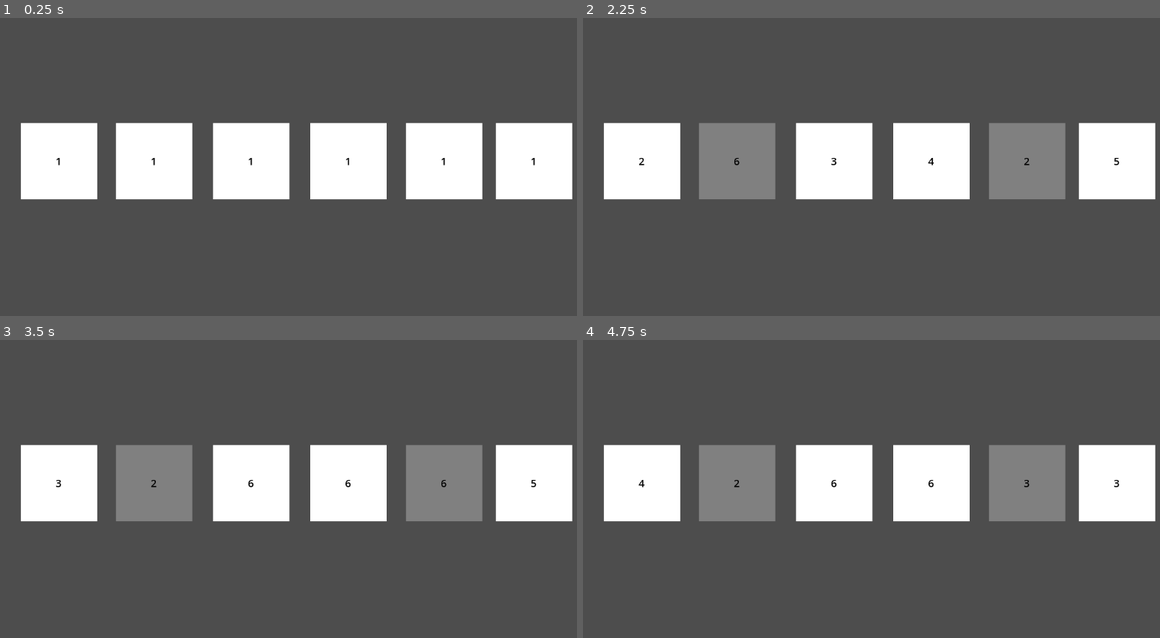
Above: before the commit, frames 1-4 (two rows, left to right).
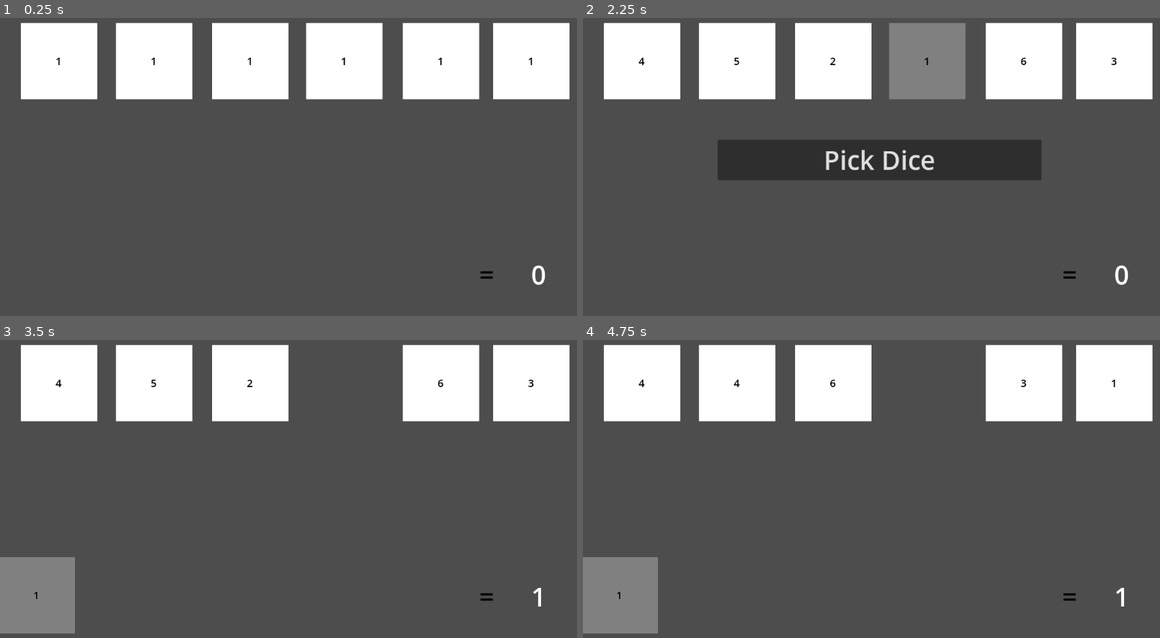
Above: after the commit, the same moments.

Repository: SvenMokveldje/Dertigen-Game
Game: Godot game, scene res://Scenes/Main/main.tscn
The game is run twice, just before and just after one commit, with the same random seed, the same clock (stepped at 60 frames per second) and the same inputs. Before the commit the project starts from res://Scenes/main.tscn.
Inputs (mouse positions are in pixels of both pictures, inside the frame that each line leads up to):
- Up to frame 1 (0.25 s): no input
- Up to frame 2 (2.25 s): tap Enter at 0.5, 2 s; move the mouse to (1015, 149) at 0.52 s; click (1015, 149) at 0.6 s; tap Space at 1.25 s; move the mouse to (761, 181) at 1.27 s; click (761, 181) at 1.35 s; move the mouse to (940, 92) at 2.02 s; click (940, 92) at 2.1 s
- Up to frame 3 (3.5 s): click (294, 483) at 2.75 s, where only the run after the commit has a clickable "Pick Dice"
- Up to frame 4 (4.75 s): tap Space at 3.5 s; move the mouse to (854, 554) at 3.52 s; click (854, 554) at 3.6 s; tap Enter at 4.25 s; move the mouse to (1061, 536) at 4.27 s; click (1061, 536) at 4.35 s

The runs differ from the first frame. In frame 1, 41% of the frame differs, in the area x 3-100%, y 1-90%; in frame 2, 43%; in frame 3, 41%; in frame 4, 41%.

Commit message:
feat: game-state-logic

Diff:
--- a/DieLogic.gd
+++ /dev/null
@@ -1,25 +0,0 @@
-extends Node2D
-
-var currentNum = 1
-var selected = false
-@onready var dieText =  $Control/Label
-@onready var dieBackground = $Control/ColorRect
-
-# Called when the node enters the scene tree for the first time.
-func _ready() -> void:
-	dieText.text = str(currentNum)
-
-
-# Called every frame. 'delta' is the elapsed time since the previous frame.
-func _process(delta: float) -> void:
-	if Input.is_action_just_pressed("click"):
-		currentNum = randi() % 6 + 1
-		dieText.text = str(currentNum)
-
-func _on_control_die_selected(value: Variant) -> void:
-	selected = value
-
-	if selected:
-		dieBackground.color = Color.WEB_GRAY
-	elif !selected:
-		dieBackground.color = Color.WHITE_SMOKE
--- /dev/null
+++ b/Scenes/Dice Scene/DieLogic.gd
@@ -0,0 +1,77 @@
+extends Node2D
+
+signal dieSelected(value)
+
+var currentNum = 1
+var selected = false
+var canThrow = true
+
+var reThrowNumber
+
+var startPosition
+
+@onready var dieText =  $Control/Label
+@onready var dieBackground = $Control/ColorRect
+
+# Called when the node enters the scene tree for the first time.
+func _ready() -> void:
+	reThrowNumber = 0
+	startPosition = self.position
+	dieText.text = str(currentNum)
+
+func throwDie() -> void:
+	if canThrow:
+		currentNum = randi() % 6 + 1
+		dieText.text = str(currentNum)
+
+# Called every frame. 'delta' is the elapsed time since the previous frame.
+func _process(delta: float) -> void:
+	pass
+
+#region die selection
+# Change die color on selection
+func _on_control_die_selected(value: Variant) -> void:
+	var mainNode = get_parent()
+
+	if !mainNode.diceSelected:
+		selectDice(value)
+	elif mainNode.diceSelected && self in mainNode.selectedDice:
+		selectDice(value)
+
+# Swap the background of the dice
+func swapBackground(selected: bool) -> void:
+	if selected:
+		dieBackground.color = Color.WEB_GRAY
+	elif !selected:
+		dieBackground.color = Color.WHITE_SMOKE
+
+# Set the dice of the same numbers to selected
+func selectDice(val: bool)-> void:
+	var dice = get_tree().get_nodes_in_group("Dice")
+	var dices: Array[Node] = []
+	for die in dice:
+		if reThrowNumber != 0:
+			if die.currentNum == reThrowNumber && die.canThrow:
+				die.selected = val
+				die.swapBackground(val)
+				dices.append(die)
+		else:
+			if die.currentNum == self.currentNum && die.canThrow:
+				die.selected = val
+				die.swapBackground(val)
+				dices.append(die)
+
+	get_parent().setDiceSelected(val, dices)
+#endregion
+
+func setReThrowNumber(val: int) -> void:
+	reThrowNumber = val
+
+func reset() -> void:
+	currentNum = 1
+	dieText.text = str(currentNum)
+	selected = false
+	canThrow = true
+	self.position = startPosition
+	self.swapBackground(false)
+	reThrowNumber = 0
--- a/Scenes/DieUIControl.gd
+++ b/Scenes/Dice Scene/DieUIControl.gd
@@ -13,6 +13,7 @@
 func _process(delta: float) -> void:
 	pass
 
+# Check if a die is selected
 func _input(event: InputEvent) -> void:
 	if event is InputEventMouseButton and event.pressed and event.button_index == MOUSE_BUTTON_LEFT:
 		var bounds = Rect2(background.global_position, background.size)
--- a/Scenes/die.tscn
+++ b/Scenes/Dice Scene/die.tscn
@@ -1,9 +1,9 @@
 [gd_scene load_steps=3 format=3 uid="uid://dh3l6pq78qylp"]
 
-[ext_resource type="Script" path="res://DieLogic.gd" id="1_2fgl7"]
-[ext_resource type="Script" path="res://Scenes/DieUIControl.gd" id="2_ofqs3"]
+[ext_resource type="Script" path="res://Scenes/Dice Scene/DieLogic.gd" id="1_2fgl7"]
+[ext_resource type="Script" path="res://Scenes/Dice Scene/DieUIControl.gd" id="2_ofqs3"]
 
-[node name="Die" type="Node2D"]
+[node name="Die" type="Node2D" groups=["Dice"]]
 script = ExtResource("1_2fgl7")
 
 [node name="Control" type="Control" parent="."]
--- /dev/null
+++ b/Scenes/Main/DrinkScreen.gd
@@ -0,0 +1,25 @@
+extends Control
+
+@onready var drinkLabel = $Label
+@onready var drankButton = $Drank
+
+var youDrinkText = "You drink: "
+var youChug = "You chug your drink!!!"
+var anotherDrinksText = "Person drinks: "
+
+# Called when the node enters the scene tree for the first time.
+func _ready() -> void:
+	self.visible = false
+
+func _on_main_you_drink(value: Variant) -> void:
+	self.visible = true
+	drinkLabel.text = youDrinkText + str(value)
+
+
+func _on_drank_pressed() -> void:
+	self.visible = false
+
+
+func _on_main_you_chug() -> void:
+	self.visible = true
+	drinkLabel.text = youChug
--- /dev/null
+++ b/Scenes/Main/MainLogic.gd
@@ -0,0 +1,101 @@
+extends Node2D
+
+signal youDrink(value)
+signal youChug
+
+enum GameStates {THROW, SELECT, AFTER, RETHROW}
+var currentGameState = GameStates.THROW
+var dicesLeft = 6
+var diceSelected = false
+var selectedDice: Array[Node] = []
+var pickedDice: Array[Node] = []
+
+@onready var selectButton = $Control/Pick
+@onready var pickedDicesNode = $"Picked Dice Positions"
+
+# Called when the node enters the scene tree for the first time.
+func _ready() -> void:
+	selectButton.visible = false
+
+# Called every frame. 'delta' is the elapsed time since the previous frame.
+func _process(delta: float) -> void:
+	if Input.is_action_just_pressed("click") && !currentGameState == GameStates.AFTER:
+		roundLogic()
+	elif currentGameState == GameStates.AFTER:
+		afterRoundLogic()
+	#if Input.is_action_just_pressed("click") && currentGameState == GameStates.RETHROW:
+		#get_tree().call_group("Dice", "throwDie")
+		#get_tree().call_group("Dice", "selectDice", true)
+
+# Check the game state and apply the correct function
+func roundLogic():
+	match currentGameState:
+		GameStates.THROW:
+			throwRound()
+			currentGameState = GameStates.SELECT
+		GameStates.SELECT:
+			pass
+
+# Apply a throwing round
+func throwRound():
+	get_tree().call_group("Dice", "throwDie")
+
+#region dice selection
+func setDiceSelected(selected: bool, dices: Array[Node]) -> void:
+	diceSelected = selected
+	selectedDice = dices
+	selectButton.visible = selected
+
+func _on_pick_pressed() -> void:
+	pickedDice = selectedDice
+	selectedDice = []
+
+	var firstOpen = pickedDicesNode.freeLocations.find(true)
+	var locations = pickedDicesNode.locations
+	for i in pickedDice.size():
+		pickedDice[i].position = locations[i + firstOpen].position
+		pickedDicesNode.freeLocations[i + firstOpen] = false
+
+		pickedDice[i].canThrow = false
+		dicesLeft -= 1
+		pickedDicesNode.pickedDice.append(pickedDice[i])
+
+	pickedDice = []
+	diceSelected = false
+	selectButton.visible = diceSelected
+	if	dicesLeft == 0:
+		currentGameState = GameStates.AFTER
+		return
+	else:
+		currentGameState = GameStates.THROW
+#endregion
+
+#region after round logic
+func afterRoundLogic() -> void:
+	var amount = pickedDicesNode.amount
+	if amount > 30:
+		reThrow(amount - 30)
+	elif amount == 30:
+		youChug.emit()
+	elif amount < 30 && amount > 10:
+		youDrink.emit(30-amount)
+	else:
+		pass
+
+func reThrow(val: int) -> void:
+	reset()
+	get_tree().call_group("Dice", "setReThrowNumber", val)
+	currentGameState = GameStates.THROW
+
+func _on_drank_pressed() -> void:
+	reset()
+
+#endregion
+
+func reset() -> void:
+	get_tree().call_group("Dice", "reset")
+	currentGameState = GameStates.THROW
+	dicesLeft = 6
+	diceSelected = false
+	selectedDice = []
+	pickedDice = []
--- /dev/null
+++ b/Scenes/Main/PickedDice.gd
@@ -0,0 +1,40 @@
+extends Node
+
+var freeLocations: Array[bool]
+var locations: Array[Node]
+
+var pickedDice: Array[Node]
+
+var amount = 0
+
+@onready var amountLabel = $"../Control/Amount"
+
+# Called when the node enters the scene tree for the first time.
+func _ready() -> void:
+	reset()
+	locations = self.get_children()
+	amountLabel.text = str(amount)
+
+func reset() -> void:
+	freeLocations = []
+	freeLocations.resize(6)
+	freeLocations.fill(true)
+	pickedDice = []
+
+# Called every frame. 'delta' is the elapsed time since the previous frame.
+func _process(delta: float) -> void:
+	pass
+
+# On pick pressed change the amount label
+func _on_pick_pressed() -> void:
+	amount = 0
+	for die in pickedDice:
+		amount += die.currentNum
+
+	amountLabel.text = str(amount)
+
+
+func _on_drank_pressed() -> void:
+	amount = 0
+	amountLabel.text = str(amount)
+	reset()
--- /dev/null
+++ b/Scenes/Main/main.tscn
@@ -0,0 +1,132 @@
+[gd_scene load_steps=5 format=3 uid="uid://byx8juuxp6cbw"]
+
+[ext_resource type="Script" path="res://Scenes/Main/MainLogic.gd" id="1_2h3al"]
+[ext_resource type="PackedScene" uid="uid://dh3l6pq78qylp" path="res://Scenes/Dice Scene/die.tscn" id="2_kwdxb"]
+[ext_resource type="Script" path="res://Scenes/Main/PickedDice.gd" id="3_2dbgi"]
+[ext_resource type="Script" path="res://Scenes/Main/DrinkScreen.gd" id="4_g7h7q"]
+
+[node name="Main" type="Node2D"]
+script = ExtResource("1_2h3al")
+
+[node name="Die" parent="." instance=ExtResource("2_kwdxb")]
+position = Vector2(113, 123)
+
+[node name="Die2" parent="." instance=ExtResource("2_kwdxb")]
+position = Vector2(296, 123)
+
+[node name="Die3" parent="." instance=ExtResource("2_kwdxb")]
+position = Vector2(481, 123)
+
+[node name="Die4" parent="." instance=ExtResource("2_kwdxb")]
+position = Vector2(848, 123)
+
+[node name="Die5" parent="." instance=ExtResource("2_kwdxb")]
+position = Vector2(1022, 123)
+
+[node name="Die6" parent="." instance=ExtResource("2_kwdxb")]
+position = Vector2(662, 123)
+
+[node name="Picked Dice Positions" type="Node" parent="."]
+script = ExtResource("3_2dbgi")
+
+[node name="Location1" type="Node2D" parent="Picked Dice Positions"]
+position = Vector2(70, 532)
+
+[node name="Location2" type="Node2D" parent="Picked Dice Positions"]
+position = Vector2(220, 532)
+
+[node name="Location3" type="Node2D" parent="Picked Dice Positions"]
+position = Vector2(370, 532)
+
+[node name="Location4" type="Node2D" parent="Picked Dice Positions"]
+position = Vector2(520, 532)
+
+[node name="Location5" type="Node2D" parent="Picked Dice Positions"]
+position = Vector2(670, 532)
+
+[node name="Location6" type="Node2D" parent="Picked Dice Positions"]
+position = Vector2(820, 532)
+
+[node name="Drink Screen" type="Control" parent="."]
+layout_mode = 3
+anchors_preset = 0
+offset_left = 370.0
+offset_top = 225.0
+offset_right = 775.0
+offset_bottom = 353.0
+script = ExtResource("4_g7h7q")
+
+[node name="Drank" type="Button" parent="Drink Screen"]
+layout_mode = 1
+anchors_preset = 12
+anchor_top = 1.0
+anchor_right = 1.0
+anchor_bottom = 1.0
+offset_right = 88.0
+offset_bottom = 64.0
+grow_horizontal = 2
+grow_vertical = 0
+theme_override_font_sizes/font_size = 30
+text = "Drink"
+
+[node name="Label" type="Label" parent="Drink Screen"]
+layout_mode = 1
+anchors_preset = 15
+anchor_right = 1.0
+anchor_bottom = 1.0
+grow_horizontal = 2
+grow_vertical = 2
+theme_override_font_sizes/font_size = 50
+vertical_alignment = 1
+
+[node name="Control" type="Control" parent="."]
+layout_mode = 3
+anchors_preset = 0
+offset_right = 40.0
+offset_bottom = 40.0
+size_flags_horizontal = 4
+size_flags_vertical = 4
+
+[node name="Pick" type="Button" parent="Control"]
+visible = false
+layout_mode = 0
+offset_left = 259.0
+offset_top = 275.0
+offset_right = 882.0
+offset_bottom = 353.0
+theme_override_font_sizes/font_size = 50
+text = "Pick Dice"
+
+[node name="EqualSign" type="Label" parent="Control"]
+layout_mode = 1
+anchors_preset = 14
+anchor_top = 0.5
+anchor_right = 1.0
+anchor_bottom = 0.5
+offset_left = 922.0
+offset_top = 503.0
+offset_right = 922.0
+offset_bottom = 526.0
+grow_horizontal = 2
+grow_vertical = 2
+theme_override_colors/font_color = Color(0, 0, 0, 1)
+theme_override_font_sizes/font_size = 50
+text = "="
+
+[node name="Amount" type="Label" parent="Control"]
+layout_mode = 0
+offset_left = 1022.0
+offset_top = 500.0
+offset_right = 1136.0
+offset_bottom = 569.0
+theme_override_font_sizes/font_size = 50
+
+[connection signal="youChug" from="." to="Drink Screen" method="_on_main_you_chug"]
+[connection signal="youDrink" from="." to="Drink Screen" method="_on_main_you_drink"]
+[connection signal="dieSelected" from="Die" to="." method="_on_die_die_selected"]
+[connection signal="pressed" from="Drink Screen/Drank" to="." method="_on_drank_pressed"]
+[connection signal="pressed" from="Drink Screen/Drank" to="Picked Dice Positions" method="_on_drank_pressed"]
+[connection signal="pressed" from="Drink Screen/Drank" to="Drink Screen" method="_on_drank_pressed"]
+[connection signal="pressed" from="Control/Pick" to="." method="_on_pick_pressed"]
+[connection signal="pressed" from="Control/Pick" to="." method="_on_select_pressed"]
+[connection signal="pressed" from="Control/Pick" to="Picked Dice Positions" method="_on_pick_pressed"]
--- a/Scenes/MainLogic.gd
+++ /dev/null
@@ -1,11 +0,0 @@
-extends Node2D
-
-
-# Called when the node enters the scene tree for the first time.
-func _ready() -> void:
-	pass # Replace with function body.
-
-
-# Called every frame. 'delta' is the elapsed time since the previous frame.
-func _process(delta: float) -> void:
-	pass
--- a/Scenes/main.tscn
+++ /dev/null
@@ -1,25 +0,0 @@
-[gd_scene load_steps=3 format=3 uid="uid://byx8juuxp6cbw"]
-
-[ext_resource type="Script" path="res://Scenes/MainLogic.gd" id="1_7p62h"]
-[ext_resource type="PackedScene" uid="uid://dh3l6pq78qylp" path="res://Scenes/die.tscn" id="1_ikj4i"]
-
-[node name="Main" type="Node2D"]
-script = ExtResource("1_7p62h")
-
-[node name="Die" parent="." instance=ExtResource("1_ikj4i")]
-position = Vector2(113, 316)
-
-[node name="Die2" parent="." instance=ExtResource("1_ikj4i")]
-position = Vector2(296, 316)
-
-[node name="Die3" parent="." instance=ExtResource("1_ikj4i")]
-position = Vector2(483, 316)
-
-[node name="Die4" parent="." instance=ExtResource("1_ikj4i")]
-position = Vector2(670, 316)
-
-[node name="Die5" parent="." instance=ExtResource("1_ikj4i")]
-position = Vector2(854, 316)
-
-[node name="Die6" parent="." instance=ExtResource("1_ikj4i")]
-position = Vector2(1027, 316)
--- a/project.godot
+++ b/project.godot
@@ -11,7 +11,7 @@
 [application]
 
 config/name="Dertigen-Game"
-run/main_scene="res://Scenes/main.tscn"
+run/main_scene="res://Scenes/Main/main.tscn"
 config/features=PackedStringArray("4.3", "Mobile")
 config/icon="res://icon.svg"
 
Not shown, added: Scenes/Main/maiD594.tmp
